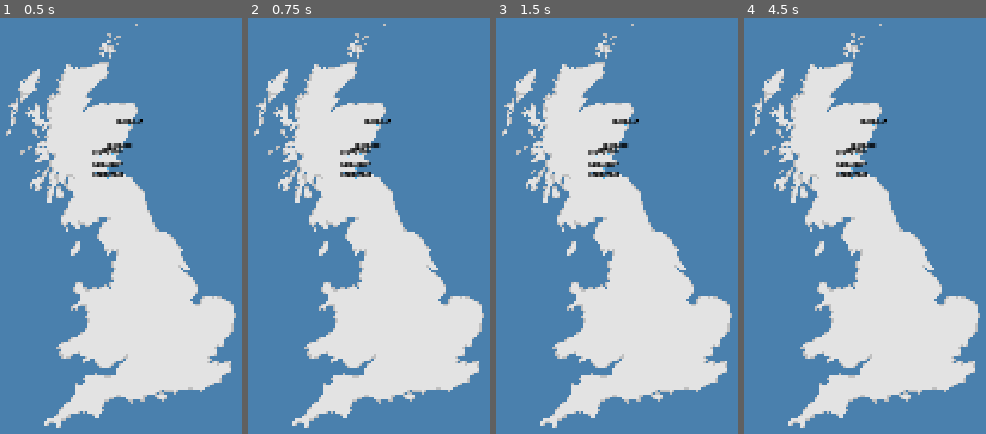
Above: before the commit, frames 1-4 (left to right).
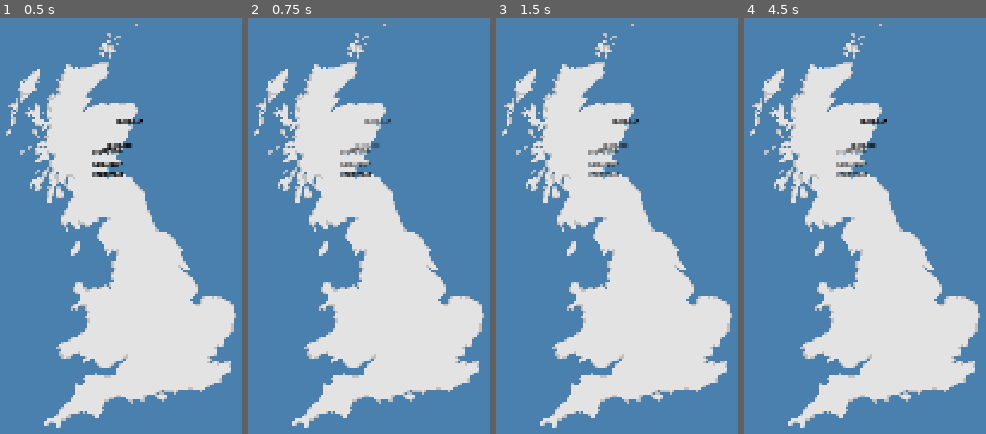
Above: after the commit, the same moments.

Repository: Laifii/Freighter-Manager
Game: Godot game, scene res://Objects/Countries/Uk Map.tscn
The game is run twice, just before and just after one commit, with the same random seed, the same clock (stepped at 60 frames per second) and the same inputs.
Inputs (mouse positions are in pixels of both pictures, inside the frame that each line leads up to):
- Up to frame 1 (0.5 s): no input
- Up to frame 2 (0.75 s): tap Enter at 0.5 s; drag from (359, 155) to (448, 126) at 0.52 s
- Up to frame 3 (1.5 s): tap Space at 1.25 s; drag from (617, 146) to (575, 317) at 1.27 s
- Up to frame 4 (4.5 s): tap Enter at 2, 3.5 s; move the mouse to (874, 126) at 2.02 s; click (874, 126) at 2.17 s; tap Space at 2.75, 4.25 s; drag from (845, 155) to (outside the picture) at 2.77 s; drag from (850, 176) to (906, 226) at 3.52 s; drag from (852, 167) to (744, 113) at 4.27 s

Frame 1 is identical in both runs. In frame 2, 0.6% of the frame differs, in the area x 38-60%, y 24-39%; in frame 3, 0.6%; in frame 4, 0.5%.

Commit message:
Station name text is now seethrough when mouse is near station

Diff:
--- a/Objects/Station.tscn
+++ b/Objects/Station.tscn
@@ -20,7 +20,7 @@
 shadow_size = 0
 
 [sub_resource type="CircleShape2D" id="CircleShape2D_hsegu"]
-radius = 44.0114
+radius = 73.0274
 
 [node name="Station" type="Node2D"]
 script = ExtResource("1_hsegu")
@@ -35,7 +35,7 @@
 offset_top = -14.0
 offset_right = 58.0
 offset_bottom = 2.0
-text = "test test test"
+text = "Townname"
 label_settings = SubResource("LabelSettings_hsegu")
 horizontal_alignment = 1
 vertical_alignment = 1
@@ -45,7 +45,6 @@
 [node name="Area2D" type="Area2D" parent="."]
 
 [node name="CollisionShape2D" type="CollisionShape2D" parent="Area2D"]
-visible = false
 shape = SubResource("CircleShape2D_hsegu")
 
 [connection signal="mouse_entered" from="Area2D" to="." method="_on_area_2d_mouse_entered"]
--- a/Station.gd
+++ b/Station.gd
@@ -10,13 +10,12 @@
 var stationValue # value = 500000 * (connections.size() / 2) * company multiplier
 var notInContract = true
 var holdingItem = false
+var seethroughText = false
 
 var contract = {
 	available = false,
 	active = false,
 	current = null,
-
-
 }
 
 func _ready():
@@ -24,13 +23,16 @@
 	StationManager.stations.append(self)
 	nameplate.text = stationName
 
-
 func _on_area_2d_mouse_entered():
-	if Settings.stationNamesAlwaysVisible: return
-	nameplate.visible = true
-	print(nameplate.text)
-
+	if not Settings.stationNamesAlwaysVisible: nameplate.visible = true
+	seethroughText = true
 
 func _on_area_2d_mouse_exited():
-	if Settings.stationNamesAlwaysVisible: return
-	nameplate.visible = false
+	if not Settings.stationNamesAlwaysVisible: nameplate.visible = false
+	seethroughText = false
+
+func _physics_process(delta):
+	if seethroughText and nameplate.modulate[3] > 0.35:
+		nameplate.modulate[3] = lerp(nameplate.modulate[3], 0.3, 0.2)
+	elif not seethroughText and nameplate.modulate[3] < 1:
+		nameplate.modulate[3] = lerp(nameplate.modulate[3], 1.0, 0.2)
